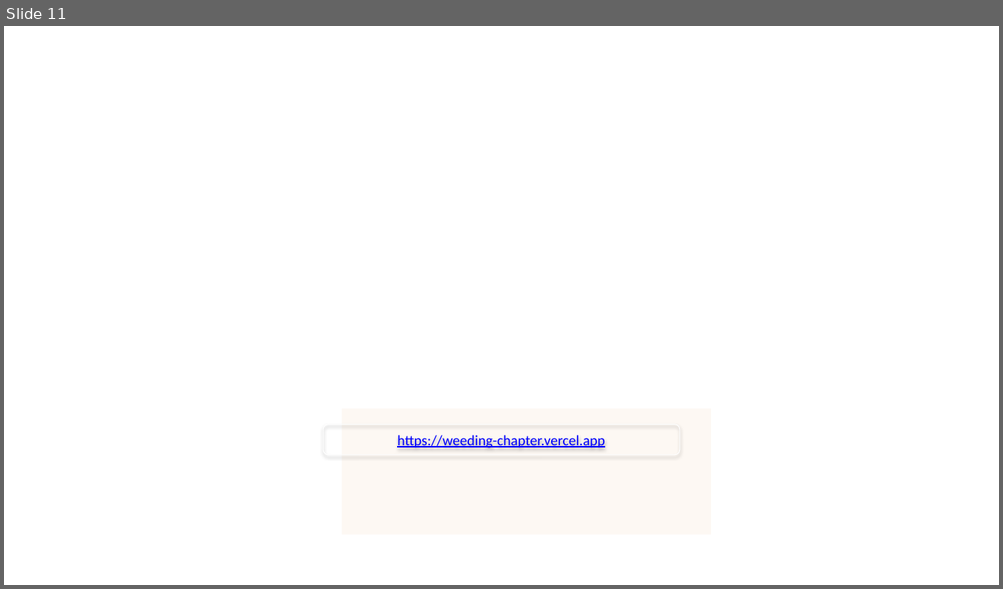
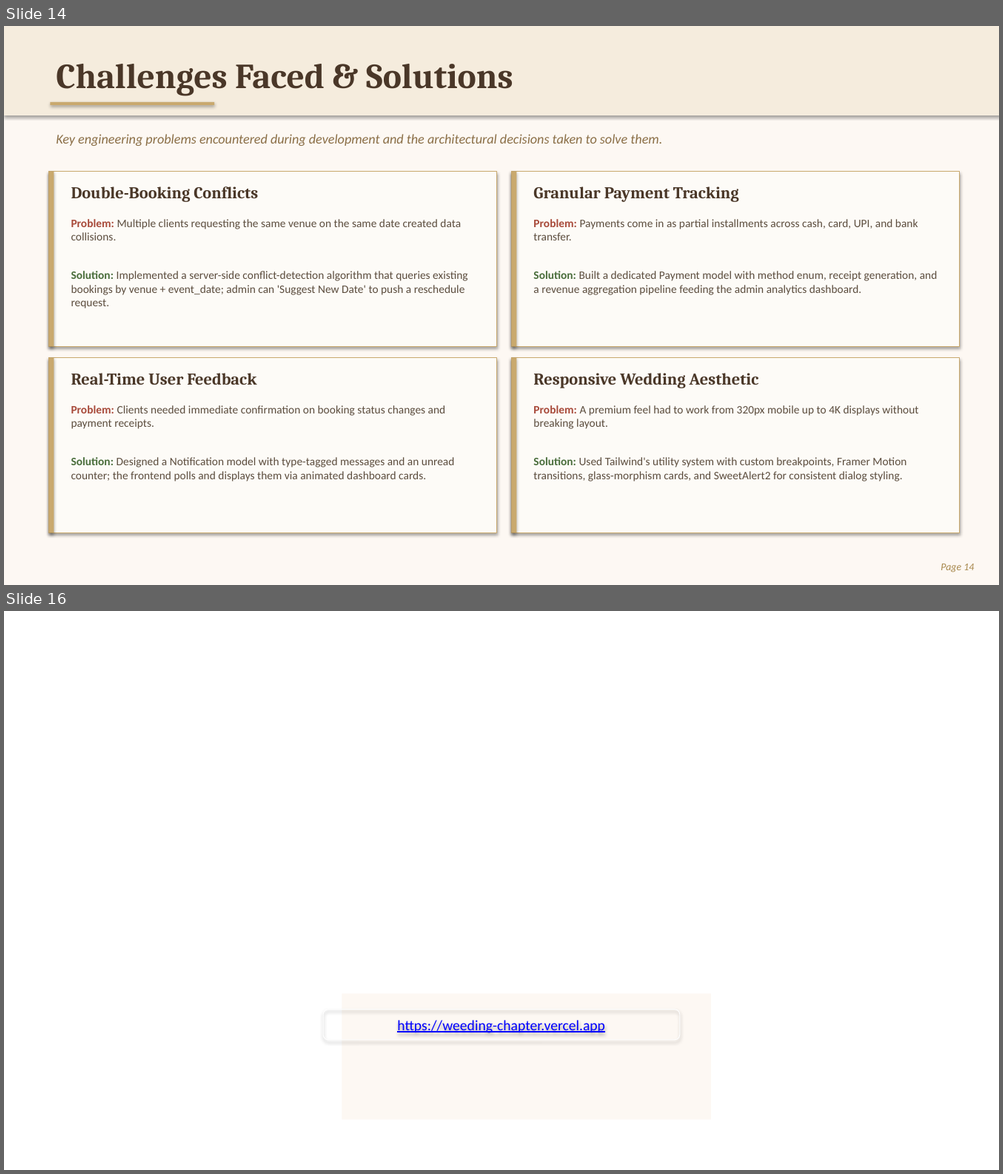
Before and after one commit to sagniksaha279/Weeding-Booking-Portal, a slide deck: presentation/Weeding-Chapter.pptx. Shown one above the other, each under a label of ours: slide 11 before the commit, slides 14 and 16 after it; the slides between them are not shown. The pictures are 1003x589 and 1003x1174 pixels, drawn with LibreOffice and Linux fonts; fonts in the diff are those of the drawing; background and template pictures are left out. Boxes give left, top, right and bottom in pixels: in the first picture for what was removed or moved away, otherwise in the second. Text is boxed around its words. In the diff, an @@ line names an element or a change of style, - is before the commit and + after.

```diff
--- a/presentation/Weeding-Chapter.pptx
+++ b/presentation/Weeding-Chapter.pptx
@@ slide 14 added at (4, 26, 999, 585), background #FFFFFF @@
@@ rectangle added at (4, 26, 999, 585), fill #FDF8F3 @@
@@ rectangle added at (4, 26, 999, 116), fill #F5ECDD @@
@@ text added at (56, 64, 513, 96), 34 pt, text #4A3728, bold @@
+Challenges Faced & Solutions
@@ rectangle added at (51, 102, 214, 105), fill #C9A96E @@
@@ text added at (56, 134, 662, 146), 13 pt, text #8B6F47, italic @@
+Key engineering problems encountered during development and the architectural decisions taken to solve them.
@@ rectangle added at (48, 172, 496, 347), fill #FDFBF7, outline #C9A96E 0.75 pt @@
@@ rectangle added at (48, 172, 54, 347), fill #C9A96E @@
@@ rectangle added at (512, 172, 959, 347), fill #FDFBF7, outline #C9A96E 0.75 pt @@
@@ rectangle added at (512, 172, 517, 347), fill #C9A96E @@
@@ text added at (71, 187, 258, 202), 16 pt, text #4A3728, bold @@
+Double-Booking Conflicts
@@ text added at (533, 187, 739, 202), 16 pt, text #4A3728, bold @@
+Granular Payment Tracking
@@ text added at (71, 219, 461, 241), 11 pt, text #5C4D3E @@
+Problem: Multiple clients requesting the same venue on the same date created data collisions.
@@ text added at (533, 219, 918, 241), 11 pt, text #5C4D3E @@
+Problem: Payments come in as partial installments across cash, card, UPI, and bank transfer.
@@ text added at (71, 271, 467, 309), 11 pt, text #5C4D3E @@
+Solution: Implemented a server-side conflict-detection algorithm that queries existing bookings by venue + event_date; admin can 'Suggest New Date' to push a reschedule request.
@@ text added at (533, 271, 937, 295), 11 pt, text #5C4D3E @@
+Solution: Built a dedicated Payment model with method enum, receipt generation, and a revenue aggregation pipeline feeding the admin analytics dashboard.
@@ rectangle added at (48, 358, 496, 534), fill #FDFBF7, outline #C9A96E 0.75 pt @@
@@ rectangle added at (48, 358, 54, 534), fill #C9A96E @@
@@ rectangle added at (512, 358, 959, 534), fill #FDFBF7, outline #C9A96E 0.75 pt @@
@@ rectangle added at (512, 358, 517, 534), fill #C9A96E @@
@@ text added at (71, 373, 256, 385), 16 pt, text #4A3728, bold @@
+Real-Time User Feedback
@@ text added at (533, 373, 759, 389), 16 pt, text #4A3728, bold @@
+Responsive Wedding Aesthetic
@@ text added at (71, 406, 446, 429), 11 pt, text #5C4D3E @@
+Problem: Clients needed immediate confirmation on booking status changes and payment receipts.
@@ text added at (533, 406, 918, 429), 11 pt, text #5C4D3E @@
+Problem: A premium feel had to work from 320px mobile up to 4K displays without breaking layout.
@@ text added at (71, 457, 455, 482), 11 pt, text #5C4D3E @@
+Solution: Designed a Notification model with type-tagged messages and an unread counter; the frontend polls and displays them via animated dashboard cards.
@@ text added at (533, 457, 906, 482), 11 pt, text #5C4D3E @@
+Solution: Used Tailwind's utility system with custom breakpoints, Framer Motion transitions, glass-morphism cards, and SweetAlert2 for consistent dialog styling.
@@ text added at (940, 564, 973, 573), 10 pt, text #A8894E, italic @@
+Page 14
@@ what was slide 11 is now slide 16 @@
```
Also in this commit, not shown: 7 other slides added, 3 slides removed, 1 other file.
